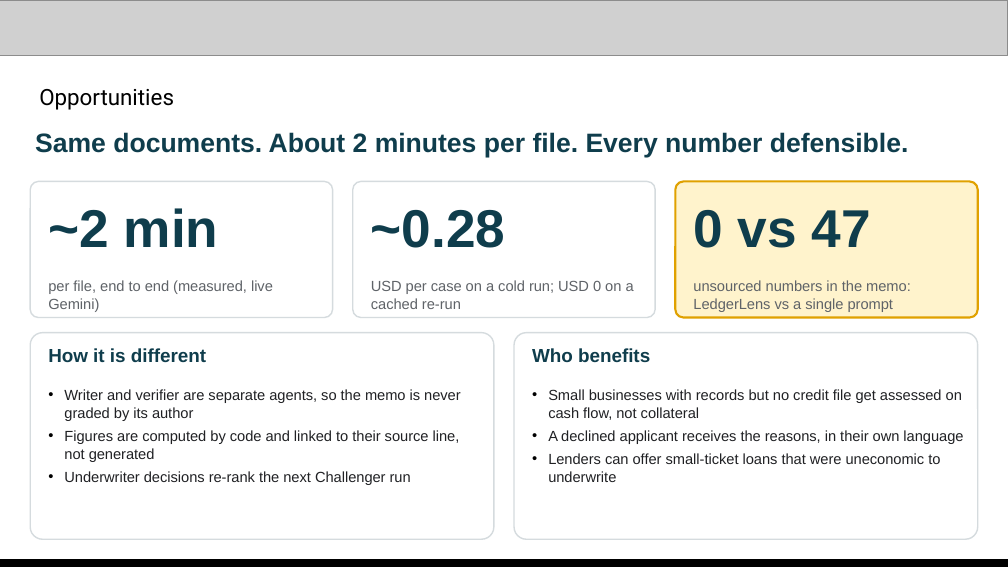
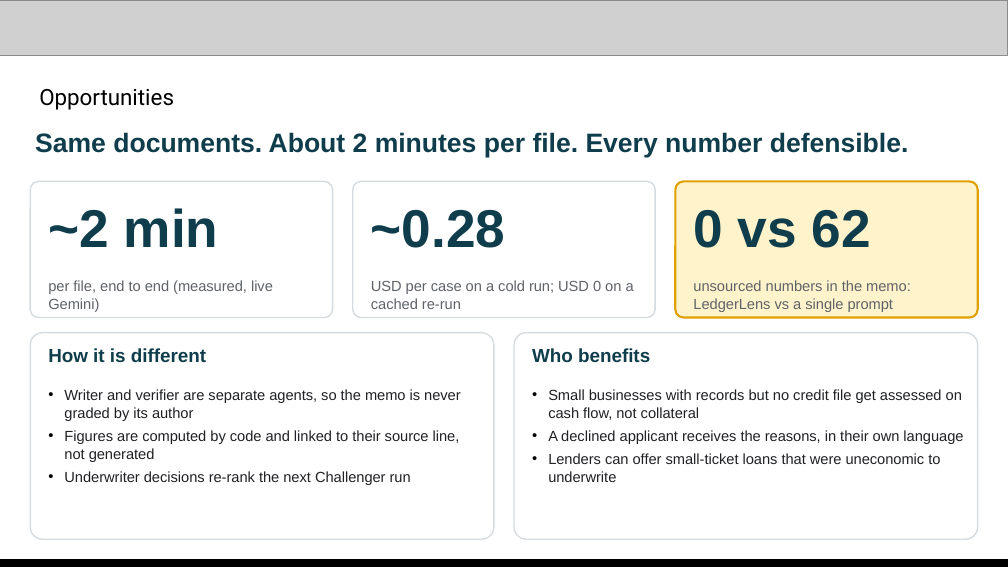
Before and after one commit to changhyeonnam/ghack, a slide deck: slide 4 of presentation/LedgerLens_AI_Builder_Cup_Submission.pptx. Drawn at 1008x567 pixels with LibreOffice and Linux fonts; fonts in the diff are those of the drawing; grey boxes stand for pictures. Boxes give left, top, right and bottom in pixels: in the first picture for what was removed or moved away, otherwise in the second. Text is boxed around its words. In the diff, an @@ line names an element or a change of style, - is before the commit and + after.

```diff
--- a/presentation/LedgerLens_AI_Builder_Cup_Submission.pptx
+++ b/presentation/LedgerLens_AI_Builder_Cup_Submission.pptx
@@ text at (693, 210, 871, 248): text changed @@
-0 vs 47
+0 vs 62
```
Also in this commit, not shown: 3 other slides changed, 6 other files.
